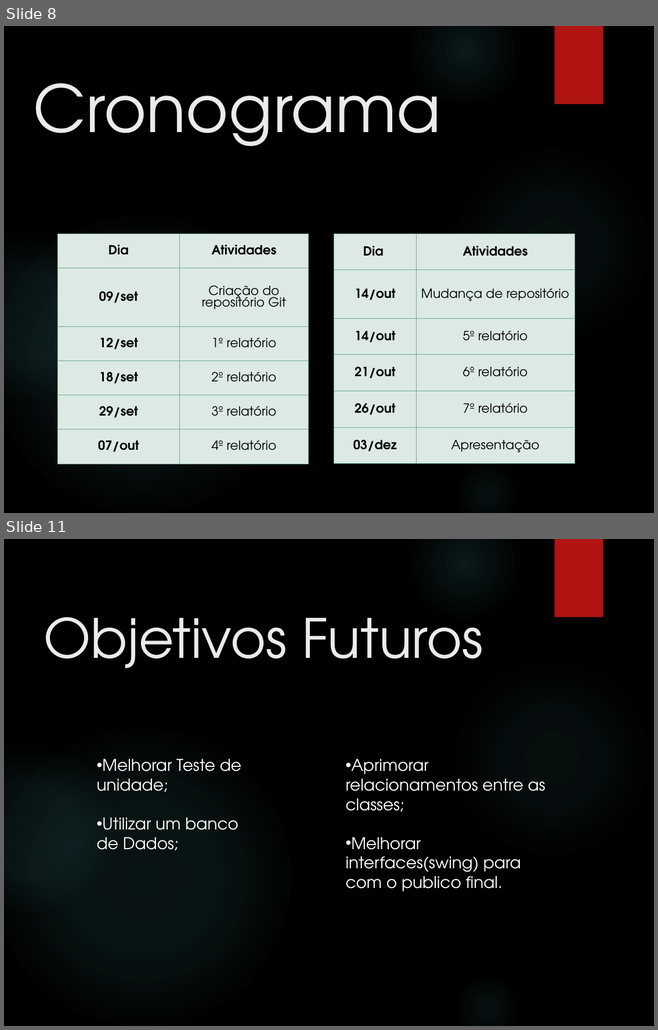
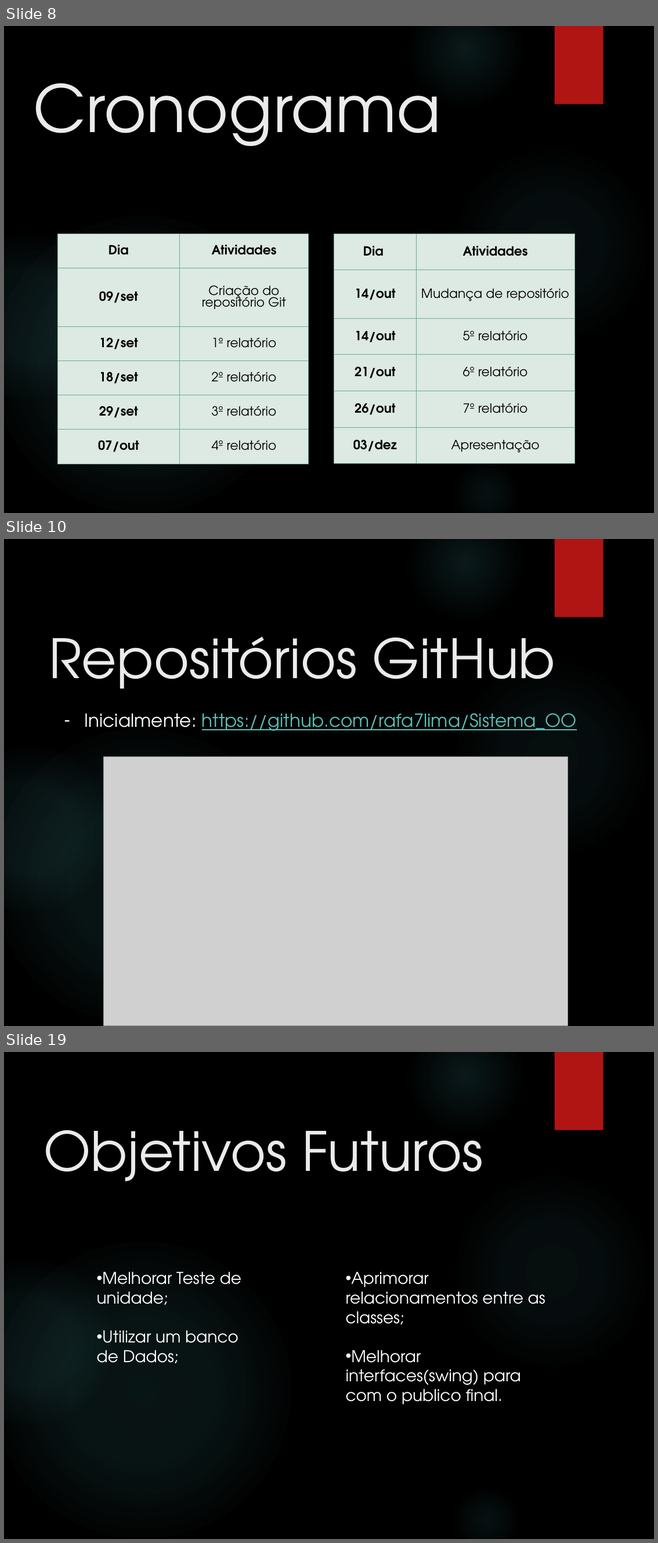
Before and after one commit to rafa7lima/SistemaVoo2.0, a slide deck: Apresentação/Apresentação Grupo 7_MOD.pptx. Shown one above the other, each under a label of ours: slides 8 and 11 before the commit, slides 8, 10 and 19 after it; the slides between them are not shown. The pictures are 658x1030 and 658x1543 pixels, drawn with LibreOffice and Linux fonts; fonts in the diff are those of the drawing; grey boxes stand for pictures; background and template pictures are left out. Boxes give left, top, right and bottom in pixels: in the first picture for what was removed or moved away, otherwise in the second. Text is boxed around its words. In the diff, an @@ line names an element or a change of style, - is before the commit and + after.

```diff
--- a/Apresentação/Apresentação Grupo 7_MOD.pptx
+++ b/Apresentação/Apresentação Grupo 7_MOD.pptx
@@ slide 10 added at (4,539,654,1026), background picture (left out); not listed: 6 template elements that a slide beside it also shows @@
@@ title added at (49,636,556,689), 60 pt, text #EBEBEB @@
+Repositórios GitHub
@@ text added at (85,713,576,731), 20 pt, text #58C1BA, underline @@
+– Inicialmente: https://github.com/rafa7lima/Sistema_OO
@@ picture added at (104,757,568,1026) @@
@@ what was slide 11 is now slide 19 @@
```
Also in this commit, not shown: 6 slides changed, 7 other slides added, 1 other file.
